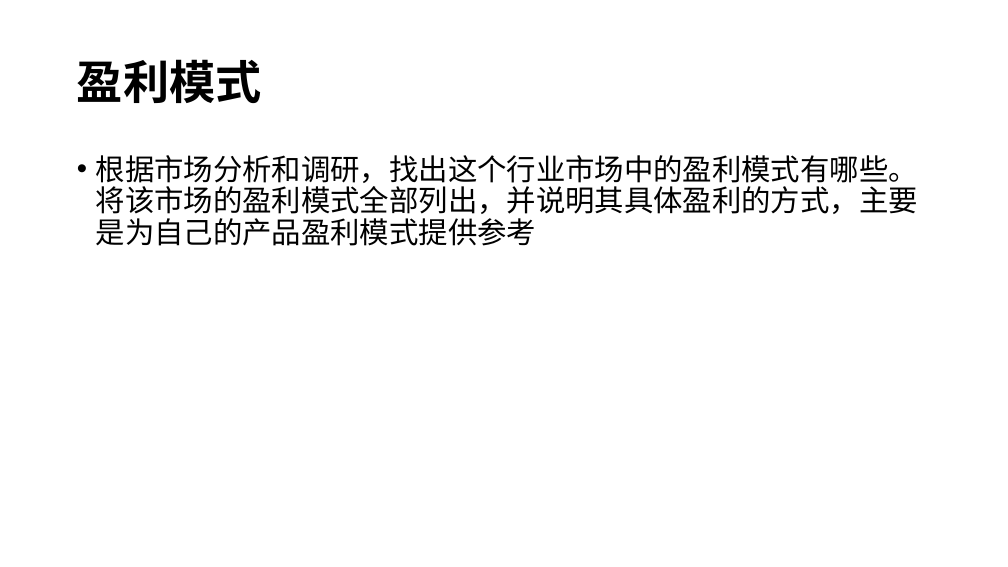
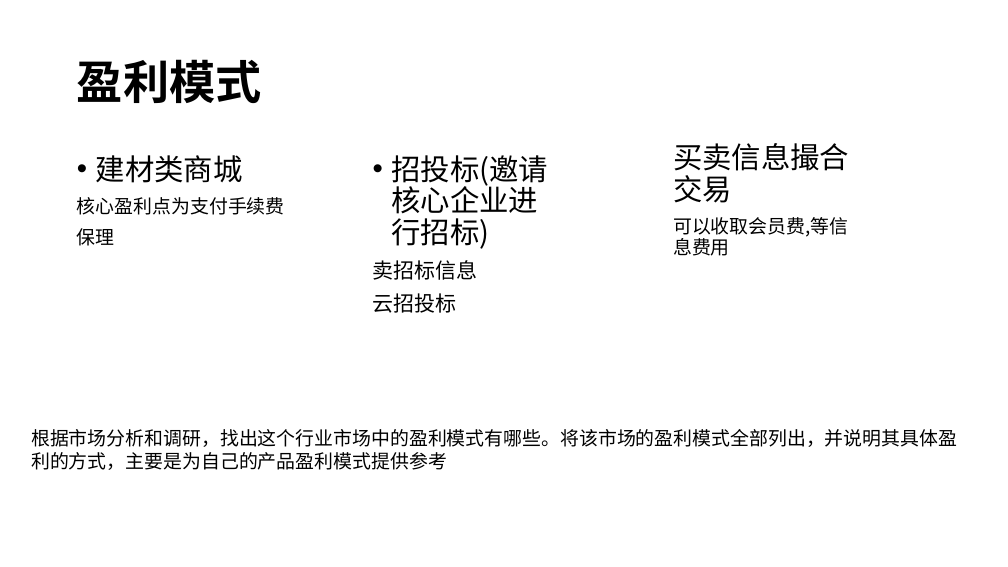
Before and after one commit to awanglilong/awanglilong.github.io, a slide deck: slide 9 of _posts/商业需求.pptx (slide 6 before the commit). Drawn at 1008x567 pixels with LibreOffice and Linux fonts; fonts in the diff are those of the drawing. Boxes give left, top, right and bottom in pixels: in the first picture for what was removed or moved away, otherwise in the second. Text is boxed around its words. In the diff, an @@ line names an element or a change of style, - is before the commit and + after.

```diff
--- a/_posts/商业需求.pptx
+++ b/_posts/商业需求.pptx
@@ text added at (673,143,849,256), 18 pt, text #000000 @@
+买卖信息撮合交易
+可以收取会员费,等信息费用
@@ text added at (77,155,285,246), 18 pt, text #000000 @@
+• 建材类商城
+核心盈利点为支付手续费
+保理
@@ text added at (373,155,549,313), 28 pt, text #000000 @@
+• 招投标(邀请核心企业进行招标)
+卖招标信息
+云招投标
@@ text "根据市场分析和调研，找出这个行业市场中的盈利模式有哪些。将该市场的盈利模式全部列出，并说明其具体盈利的方式，主要是为自己 ...": place and size @@
-text "根据市场分析和调研，找出这个行业市场中的盈利模式有哪些。将该市场的盈利模式全部列出，并说明其具体盈利的方式，主要是为自己 ..." at (96,155,918,246)
+text "根据市场分析和调研，找出这个行业市场中的盈利模式有哪些。将该市场的盈利模式全部列出，并说明其具体盈利的方式，主要是为自己 ..." at (31,429,957,470)
@@ text "根据市场分析和调研，找出这个行业市场中的盈利模式有哪些。将该市场的盈利模式全部列出，并说明其具体盈利的方式，主要是为自己 ..." at (31,429,957,470): size 28 to 18 pt; bullet • to none; line spacing 0.9 to 1; less space between paragraphs @@
```
Also in this commit, not shown: 12 other slides changed, 6 slides added, 8 slides removed, 1 other file.
